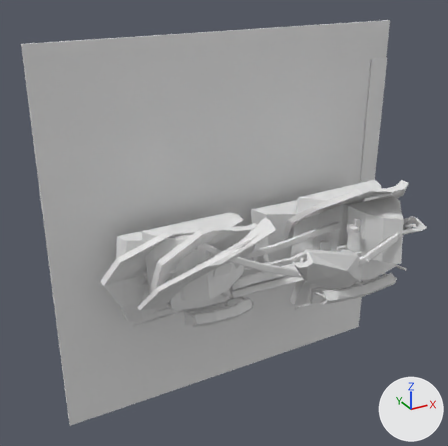
Renders of the Blender file studies/M3D-1S/J7/R4/outputs/J7R4_REAL_BLENDER_EDIT.blend from each side of a commit.
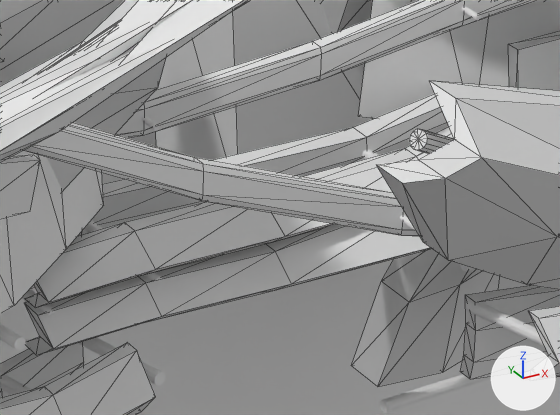
Old and new are each drawn whole from a 50 mm camera at (-7719.0, -13345.0, 6774.0) aimed at (-1071.0, -1258.0, 730.0) and again close up on the part from 50% to 73% of the width and 52% to 70% of the height. Every picture has the same lights, and +X, +Y and +Z are marked at lower right. The first two pictures are the older version. The close-ups show mesh edges as thin lines.

Objects in the first close-up: 'EAST_CIVIC_ESCARPMENT_MIDDLE', 'EAST_LONGHORIZON_PUBLIC_CITY', 'EAST_RESIDENTIAL_CLIFF_LOWER', 'LOWER_EAST_WEST_PUBLIC_SPINE', 'NAVE_MAIN_PROCESSIONAL_FLOOR', 'NAVE_VAULT_SUSPENDED_NORTH_FOLD', 'NAVE_VAULT_SUSPENDED_SOUTH_FOLD', 'SKY_HORIZON_BROKEN_CROWN', 'UPPER_CIVIC_TRANSIT', 'W0_NONCANONICAL_10KM_REFERENCE', 'WEST_FREE_EDGE_WINDWARD', 'WEST_UPPER_SKY_CAMPUS' and 22 more.
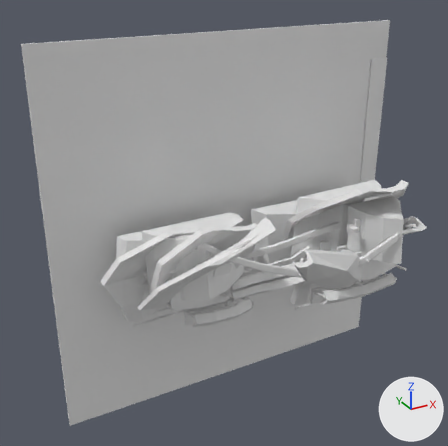
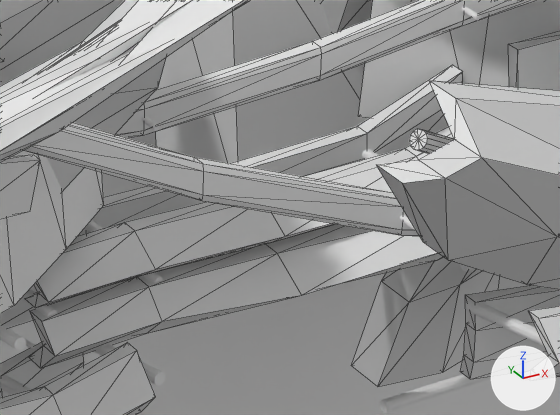
The newer file is also turned or shifted as a whole; pictures and numbers use the older file's frame.

Boxes [x1, y1, x2, y2] around the edits, measured in the close-ups (560 x 415 px):
'NAVE_VAULT_SUSPENDED_NORTH_FOLD', reshaped: before [25, 224, 432, 355]; after [29, 224, 443, 368]
'NAVE_MAIN_PROCESSIONAL_FLOOR', reshaped: before [31, 94, 449, 288]; after [0, 65, 463, 328]

Patch to the scene script:
```diff
--- a/studies/M3D-1S/J7/R4/outputs/J7R4_REAL_BLENDER_EDIT.blend.py
+++ b/studies/M3D-1S/J7/R4/outputs/J7R4_REAL_BLENDER_EDIT.blend.py
@@ me_nave_main_processional_floor @@
 # used by ob_nave_main_processional_floor; parent = ob_world; location = (0.0, 0.0, 0.0)
-me_nave_main_processional_floor.from_pydata(...)  # 40 vertices, 76 faces; spans x -1180.0..1170.0, y -1852.0..-1113.0, z -1120.0..-323.0
+me_nave_main_processional_floor.from_pydata(...)  # 40 vertices, 76 faces; spans x -1180.0..1170.0, y -1792.0..-1215.0, z -1263.0..-222.0
+# me_nave_main_processional_floor part 1: 40 of 40 vertices moved; they spanned x -1180.0..1170.0, y -1852.0..-1113.0, z -1120.0..-323.0 and now span x -1180.0..1170.0, y -1792.0..-1215.0, z -1263.0..-222.0; mean shift (0.0, -31.0, -36.0)
@@ me_nave_vault_suspended_north_fold @@
 # used by ob_nave_vault_suspended_north_fold; parent = ob_world; location = (0.0, 0.0, 0.0)
-me_nave_vault_suspended_north_fold.from_pydata(...)  # 30 vertices, 56 faces; spans x -1180.0..1170.0, y -2489.0..-1706.0, z -1080.0..-379.0
+me_nave_vault_suspended_north_fold.from_pydata(...)  # 30 vertices, 56 faces; spans x -1180.0..1170.0, y -2521.0..-1760.0, z -1129.0..-416.0
+# me_nave_vault_suspended_north_fold part 2: 30 of 30 vertices moved; they spanned x -1180.0..1170.0, y -2489.0..-1706.0, z -1080.0..-379.0 and now span x -1180.0..1170.0, y -2521.0..-1760.0, z -1129.0..-416.0; mean shift (0.0, -41.0, -31.0)
```
